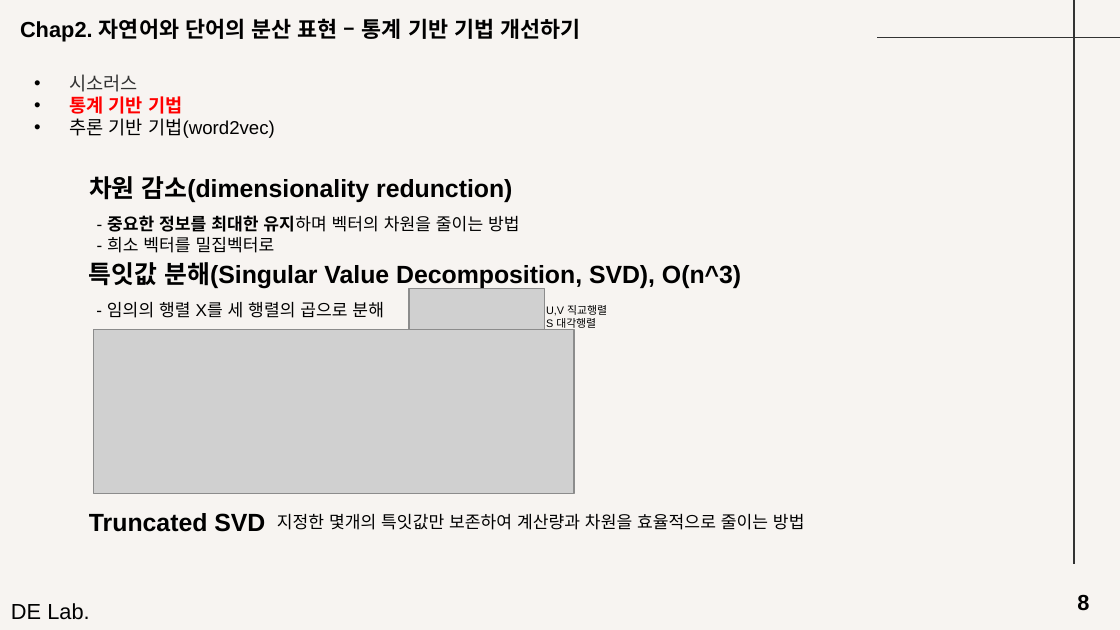
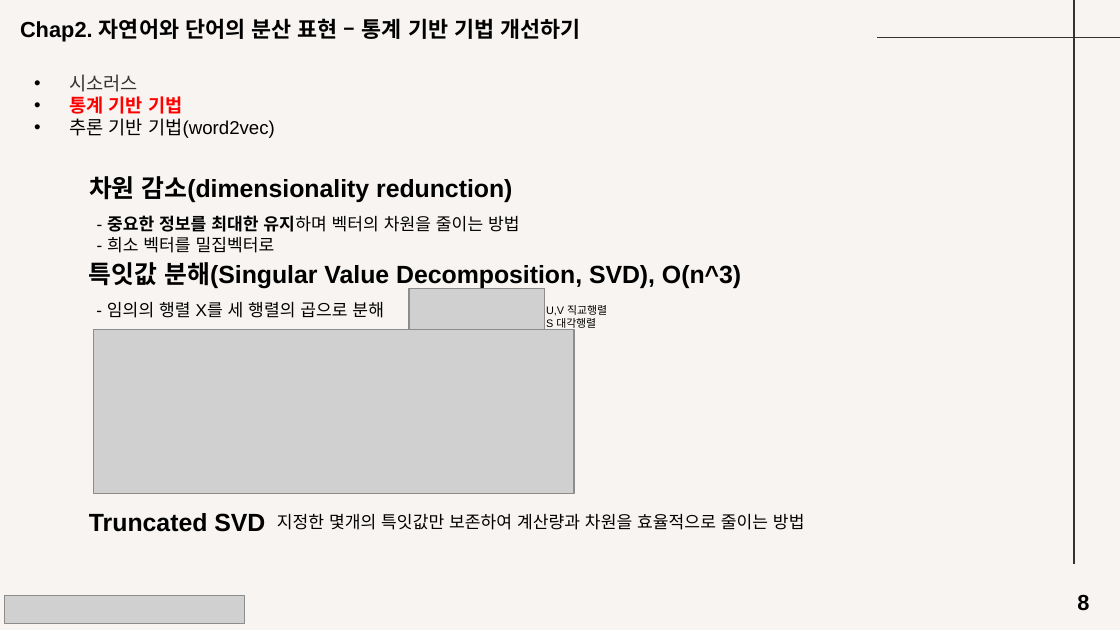
Before and after one commit to seungdeng/Deep-Learning-from-Scratch, a slide deck: slide 8 of study/발표자료/20250220_밑딥2_이승건_chap234발표자료.pptx. Drawn at 1120x630 pixels with LibreOffice and Linux fonts; fonts in the diff are those of the drawing; grey boxes stand for pictures. Boxes give left, top, right and bottom in pixels: in the first picture for what was removed or moved away, otherwise in the second. Text is boxed around its words. In the diff, an @@ line names an element or a change of style, - is before the commit and + after.

```diff
--- a/study/발표자료/20250220_밑딥2_이승건_chap234발표자료.pptx
+++ b/study/발표자료/20250220_밑딥2_이승건_chap234발표자료.pptx
@@ picture added at [4, 596, 244, 624] @@
@@ text removed at [11, 603, 89, 620] @@
-DE Lab.
```
Also in this commit, not shown: 9 other slides changed.
